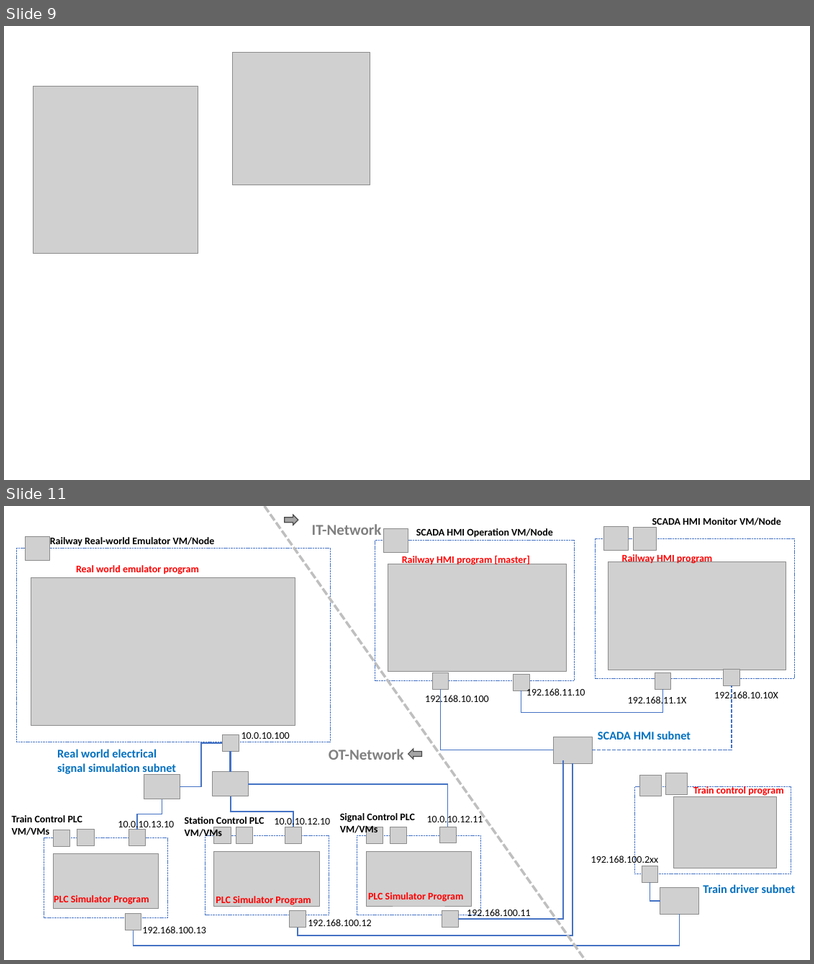
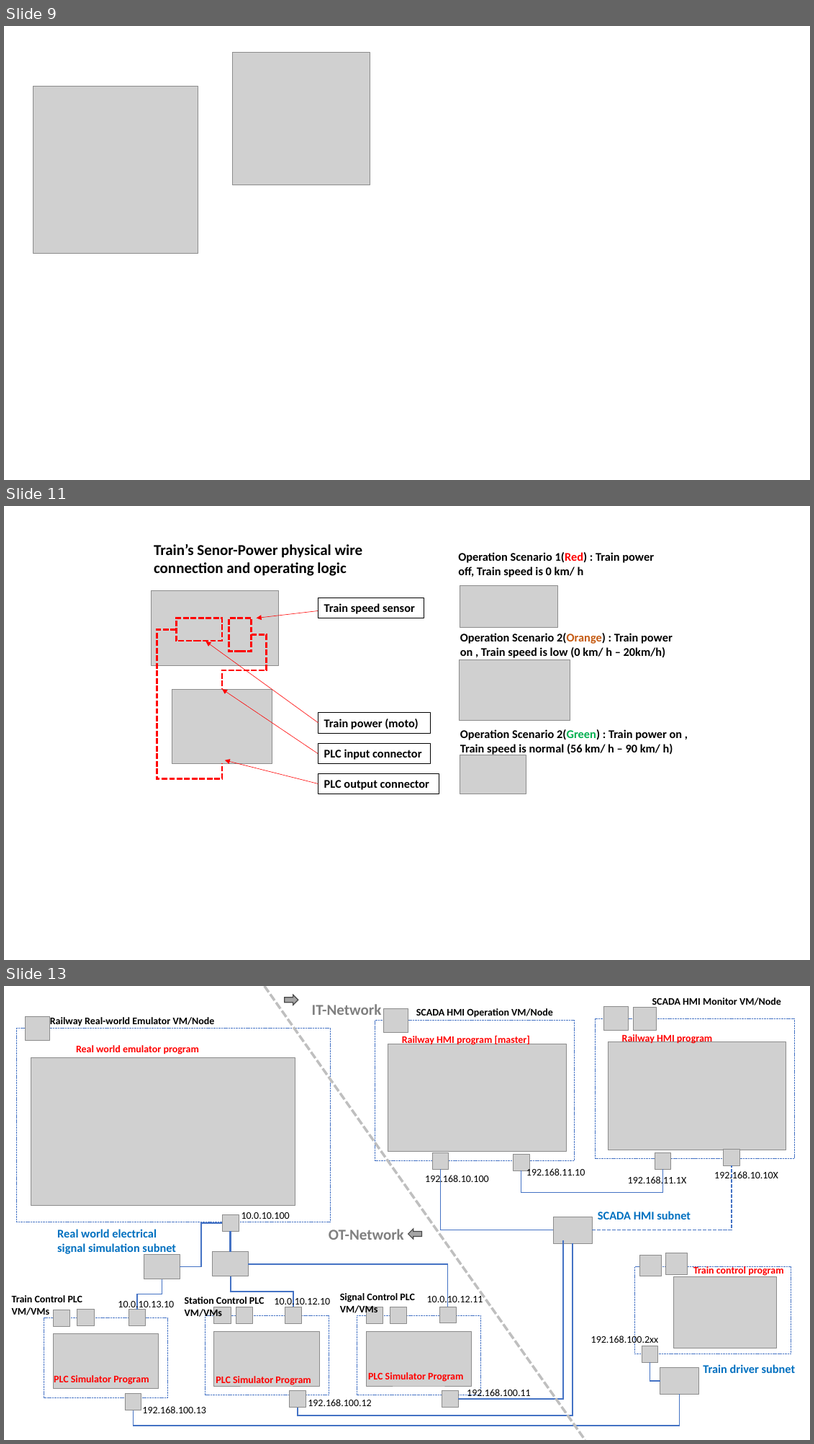
Before and after one commit to mrminhaz87/Railway-IT-OT-Demo, a slide deck: doc/designDoc.pptx. Shown one above the other, each under a label of ours: slides 9 and 11 before the commit, slides 9, 11 and 13 after it; the slides between them are not shown. The pictures are 814x964 and 814x1444 pixels, drawn with LibreOffice and Linux fonts; fonts in the diff are those of the drawing; grey boxes stand for pictures. Boxes give left, top, right and bottom in pixels: in the first picture for what was removed or moved away, otherwise in the second. Text is boxed around its words. In the diff, an @@ line names an element or a change of style, - is before the commit and + after.

Commit message:
Update  the Railway Trains Sensor-Power System Control PLC Simulator design document.

```diff
--- a/doc/designDoc.pptx
+++ b/doc/designDoc.pptx
@@ slide 11 added at [4, 506, 810, 960], background #FFFFFF @@
@@ text added at [154, 544, 363, 576], 18 pt, text #000000, bold @@
+Train’s Senor-Power physical wire connection and operating logic
@@ text added at [458, 552, 654, 577], 14 pt, text #000000, bold @@
+Operation Scenario 1(Red) : Train power off, Train speed is 0 km/ h
@@ picture added at [151, 591, 279, 666] @@
@@ picture added at [460, 586, 558, 628] @@
@@ arrow added from (319, 610) to (257, 618), #FF0000 0.5 pt @@
@@ rectangle added at [319, 597, 424, 618], outline #000000 0.5 pt, 14 pt, text #000000, bold @@
+Train speed sensor
@@ elbow line added from (176, 629) to (222, 764), #FF0000 2.25 pt dashed @@
@@ rectangle added at [176, 618, 222, 641], outline #FF0000 2.25 pt dashed @@
@@ elbow line added from (252, 635) to (222, 690), #FF0000 2.25 pt dashed @@
@@ rectangle added at [229, 618, 252, 651], outline #FF0000 2.25 pt dashed @@
@@ text added at [460, 633, 673, 658], 14 pt, text #000000, bold @@
+Operation Scenario 2(Orange) : Train power on , Train speed is low (0 km/ h – 20km/h)
@@ arrow added from (319, 723) to (206, 641), #FF0000 0.5 pt @@
@@ picture added at [460, 660, 570, 720] @@
@@ picture added at [172, 690, 273, 764] @@
@@ arrow added from (319, 754) to (222, 690), #FF0000 0.5 pt @@
@@ rectangle added at [319, 713, 431, 733], outline #000000 0.5 pt, 14 pt, text #000000, bold @@
+Train power (moto)
@@ rectangle added at [319, 743, 431, 764], outline #000000 0.5 pt, 14 pt, text #000000, bold @@
+PLC input connector
@@ text added at [460, 729, 683, 756], 14 pt, text #000000, bold @@
+Operation Scenario 2(Green) : Train power on , Train speed is normal (56 km/ h – 90 km/ h)
@@ arrow added from (319, 784) to (225, 760), #FF0000 0.5 pt @@
@@ picture added at [460, 755, 527, 794] @@
@@ rectangle added at [319, 773, 440, 794], outline #000000 0.5 pt, 14 pt, text #000000, bold @@
+PLC output connector
@@ what was slide 11 is now slide 13 @@
```
Also in this commit, not shown: 2 slides changed, 1 other slide added, 9 other files.
